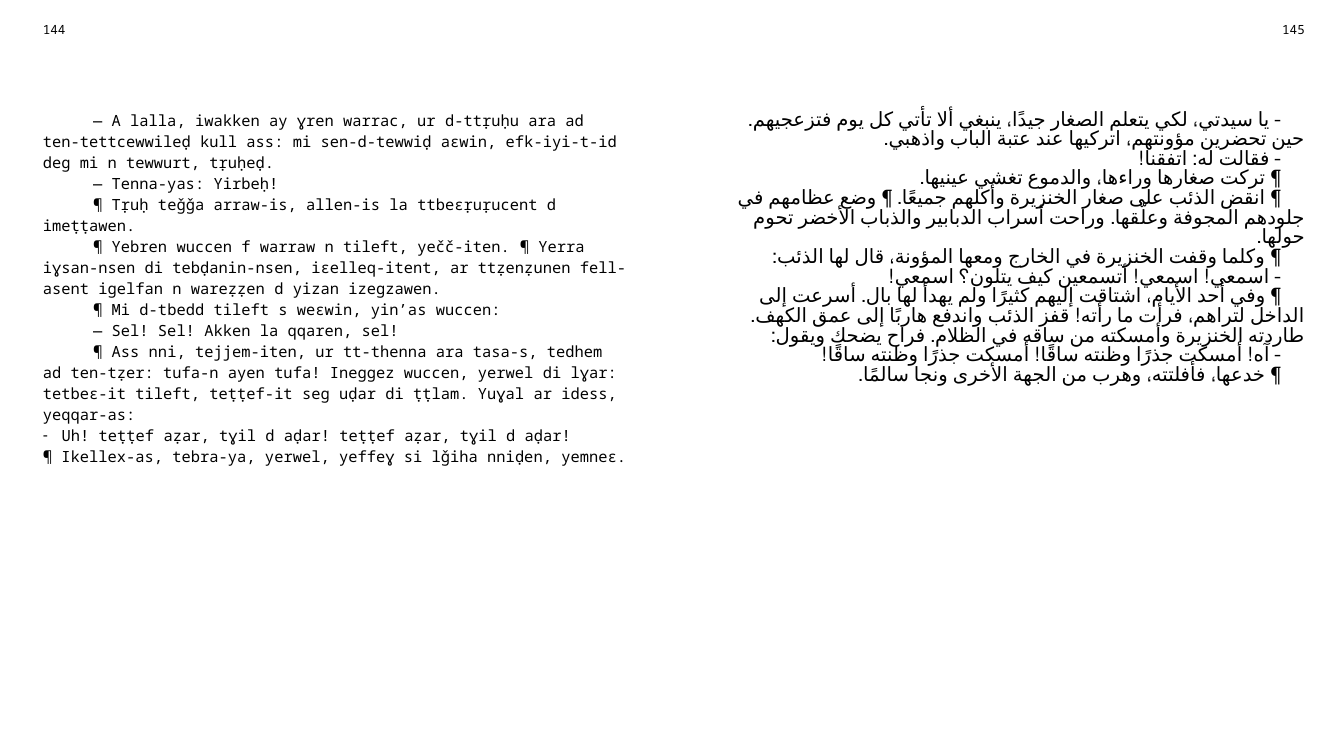
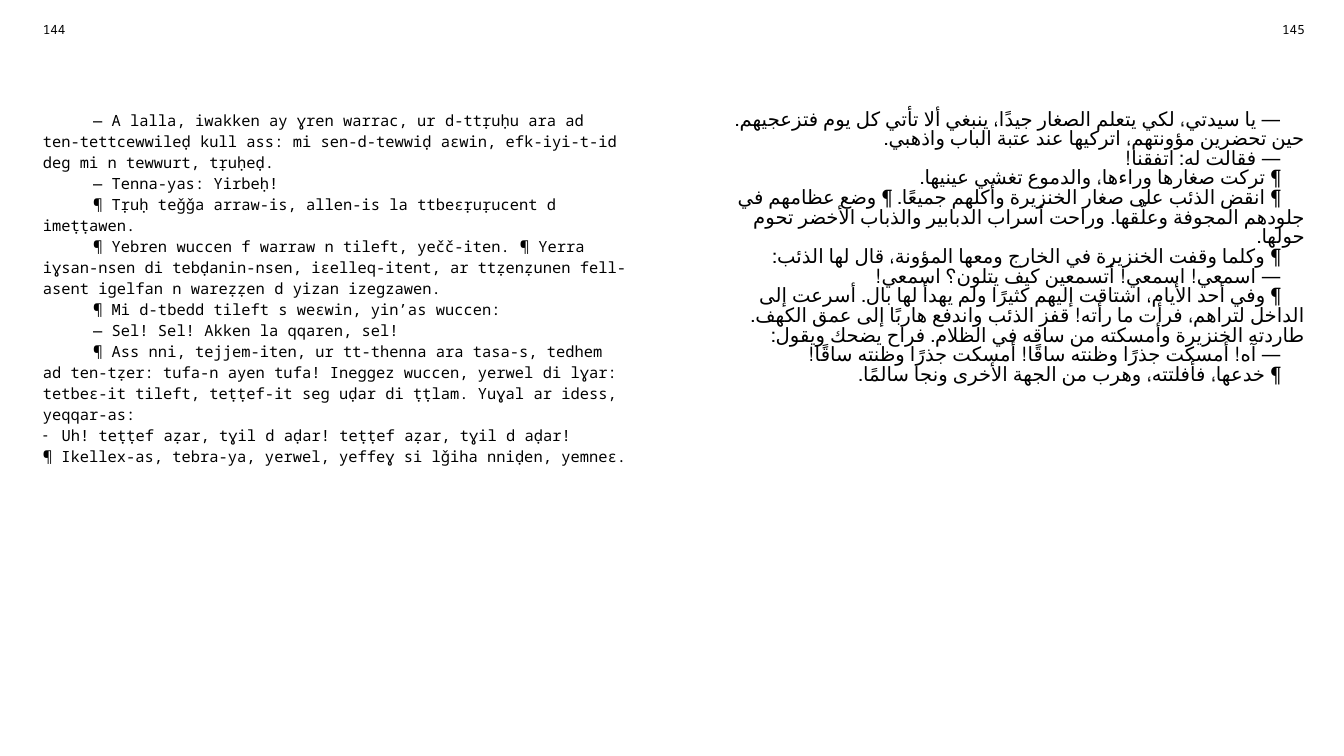
Before and after one commit to sferhah/tamacahut_n_wuccen, a slide deck: slide 70 of Uccen.ConsoleApp/Resources/pptx/uccen.arb.pptx. Drawn at 1344x756 pixels with LibreOffice and Linux fonts; fonts in the diff are those of the drawing. Boxes give left, top, right and bottom in pixels: in the first picture for what was removed or moved away, otherwise in the second. Text is boxed around its words. In the diff, an @@ line names an element or a change of style, - is before the commit and + after.

```diff
--- a/Uccen.ConsoleApp/Resources/pptx/uccen.arb.pptx
+++ b/Uccen.ConsoleApp/Resources/pptx/uccen.arb.pptx
@@ table at (32,16,1315,729) @@
-row 3, column 3: ‑ يا سيدتي، لكي يتعلم الصغار جيدًا، ينبغي ألا تأتي كل يوم فتزعجيهم. حين تحضرين مؤونتهم، اتركيها عند عتبة الباب واذهبي. / ‑ فقالت له: اتفقنا! / ¶ تركت صغارها وراءها، والدموع تغشي عينيها. / ¶ انقض الذئب على صغار الخنزيرة وأكلهم جميعًا. ¶ وضع عظامهم في جلودهم المجوفة وعلّقها. وراحت أسراب الدبابير والذباب الأخضر تحوم حولها. / ¶ وكلما وقفت الخنزيرة في الخارج ومعها المؤونة، قال لها الذئب: / ‑ اسمعي! اسمعي! أتسمعين كيف يتلون؟ اسمعي! / ¶ وفي أحد الأيام، اشتاقت إليهم كثيرًا ولم يهدأ لها بال. أسرعت إلى الداخل لتراهم، فرأت ما رأته! قفز الذئب واندفع هاربًا إلى عمق الكهف. طاردته الخنزيرة وأمسكته من ساقه في الظلام. فراح يضحك ويقول: / ‑ آه! أمسكت جذرًا وظنته ساقًا! أمسكت جذرًا وظنته ساقًا! / ¶ خدعها، فأفلتته، وهرب من الجهة الأخرى ونجا سالمًا.
+row 3, column 3: — يا سيدتي، لكي يتعلم الصغار جيدًا، ينبغي ألا تأتي كل يوم فتزعجيهم. حين تحضرين مؤونتهم، اتركيها عند عتبة الباب واذهبي. / — فقالت له: اتفقنا! / ¶ تركت صغارها وراءها، والدموع تغشي عينيها. / ¶ انقض الذئب على صغار الخنزيرة وأكلهم جميعًا. ¶ وضع عظامهم في جلودهم المجوفة وعلّقها. وراحت أسراب الدبابير والذباب الأخضر تحوم حولها. / ¶ وكلما وقفت الخنزيرة في الخارج ومعها المؤونة، قال لها الذئب: / — اسمعي! اسمعي! أتسمعين كيف يتلون؟ اسمعي! / ¶ وفي أحد الأيام، اشتاقت إليهم كثيرًا ولم يهدأ لها بال. أسرعت إلى الداخل لتراهم، فرأت ما رأته! قفز الذئب واندفع هاربًا إلى عمق الكهف. طاردته الخنزيرة وأمسكته من ساقه في الظلام. فراح يضحك ويقول: / — آه! أمسكت جذرًا وظنته ساقًا! أمسكت جذرًا وظنته ساقًا! / ¶ خدعها، فأفلتته، وهرب من الجهة الأخرى ونجا سالمًا.
```
Also in this commit, not shown: 14 other slides changed, 3 other files.
